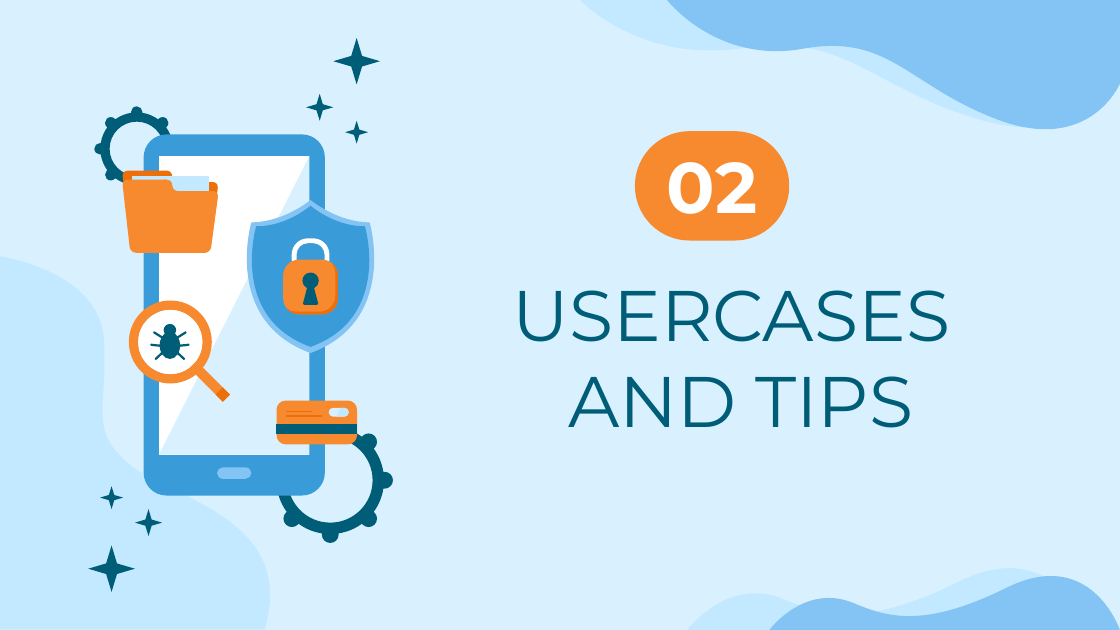
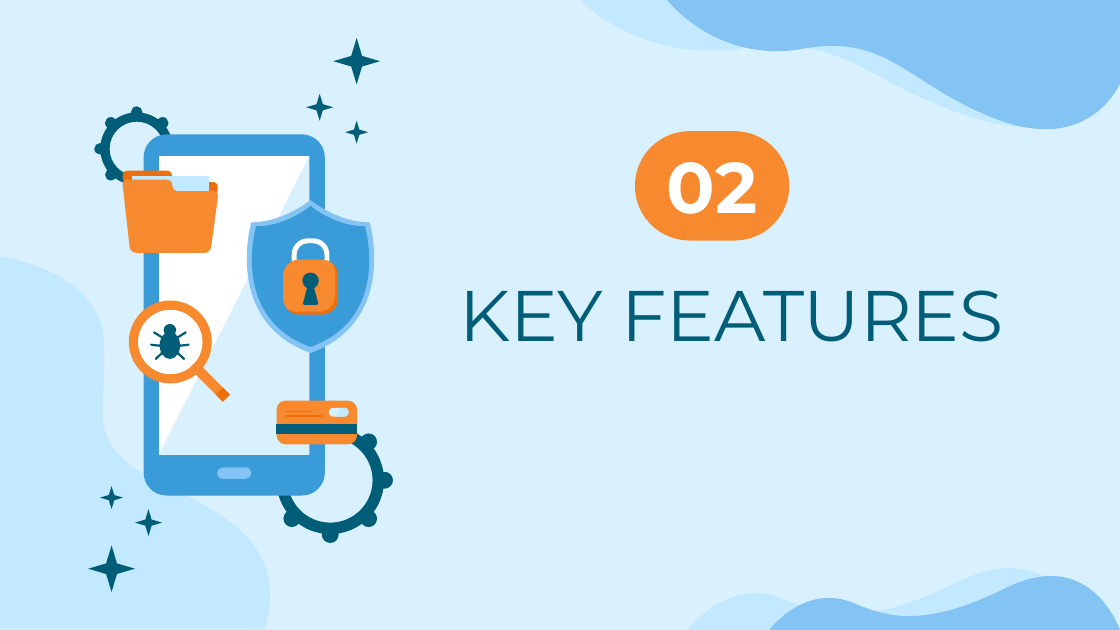
Before and after one commit to nguyenhoang4875/SavingFiles, a slide deck: slide 5 of JiraForSoftwareDevelopment2.pptx. Drawn at 1120x630 pixels with LibreOffice and Linux fonts; fonts in the diff are those of the drawing. Boxes give left, top, right and bottom in pixels: in the first picture for what was removed or moved away, otherwise in the second. Text is boxed around its words. In the diff, an @@ line names an element or a change of style, - is before the commit and + after.

Commit message:
update Jira ppt

```diff
--- a/JiraForSoftwareDevelopment2.pptx
+++ b/JiraForSoftwareDevelopment2.pptx
@@ title at [459, 290, 1003, 342]: text changed @@
-USERCASES
-AND TIPS
+KEY FEATURES
```
